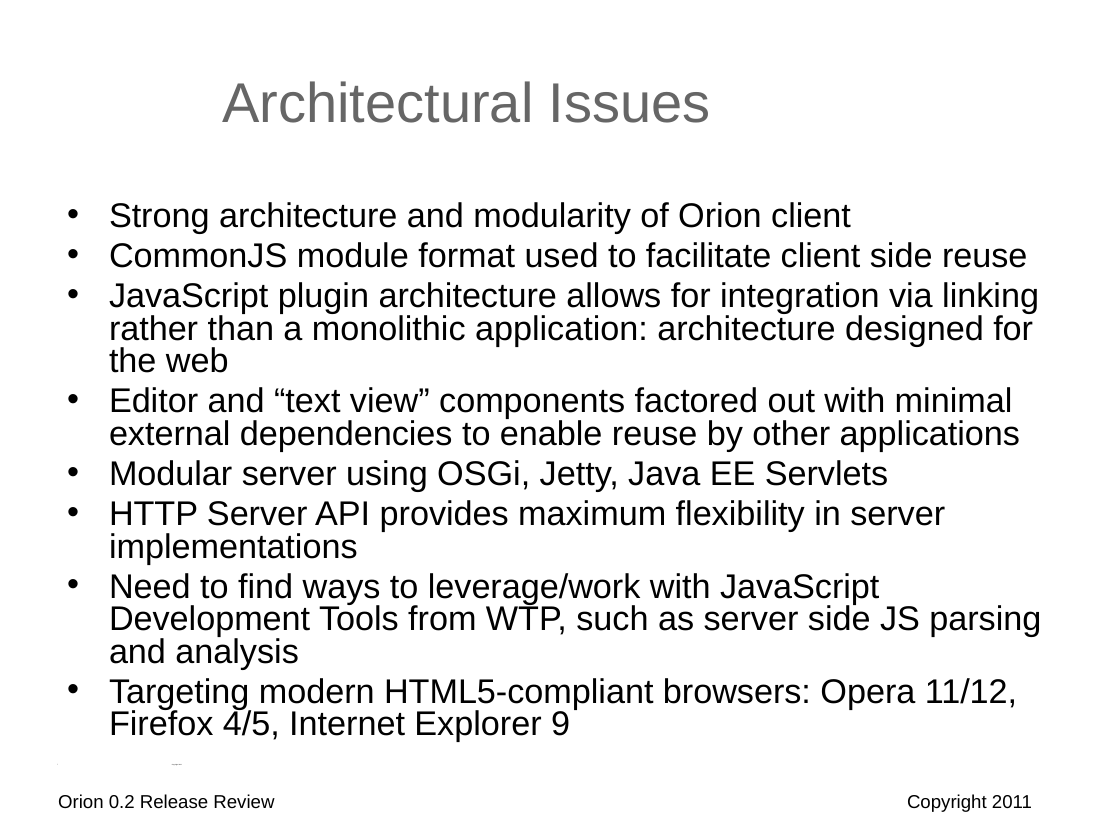
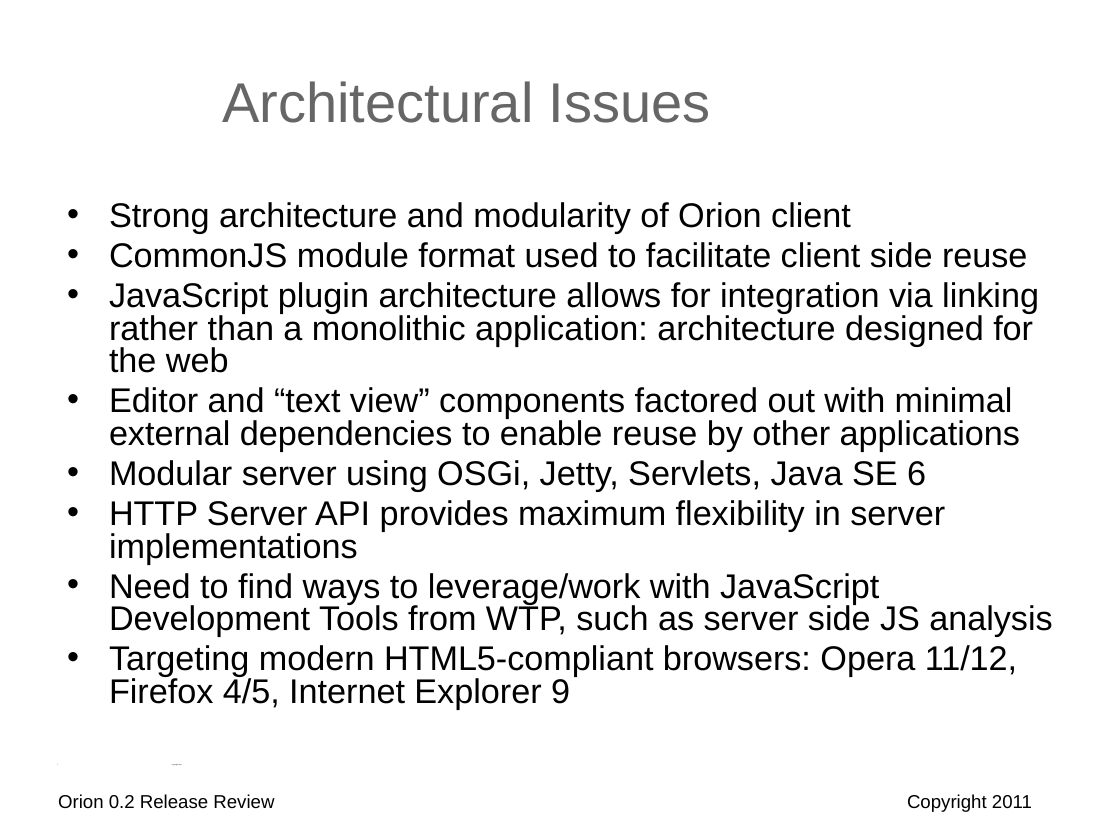
Before and after one commit to eclipse-platform/www.eclipse.org-eclipse-news, a slide deck: slide 7 of orion/reviews/orion-0-2-release-review.odp. Drawn at 1120x840 pixels with LibreOffice and Linux fonts; fonts in the diff are those of the drawing; background and template pictures are left out. Boxes give left, top, right and bottom in pixels: in the first picture for what was removed or moved away, otherwise in the second. Text is boxed around its words. In the diff, an @@ line names an element or a change of style, - is before the commit and + after.

```diff
--- a/orion/reviews/orion-0-2-release-review.odp
+++ b/orion/reviews/orion-0-2-release-review.odp
@@ text at <box>109,460,926,491</box>: text changed @@
-• Modular server using OSGi, Jetty, Java EE Servlets
+• Modular server using OSGi, Jetty, Servlets, Java SE 6
@@ text at <box>109,573,1052,637</box>: text changed @@
-• Need to find ways to leverage/work with JavaScript Development Tools from WTP, such as server side JS parsing and analysis
+• Need to find ways to leverage/work with JavaScript Development Tools from WTP, such as server side JS analysis
```
Also in this commit, not shown: 2 other slides changed, 1 other file.
